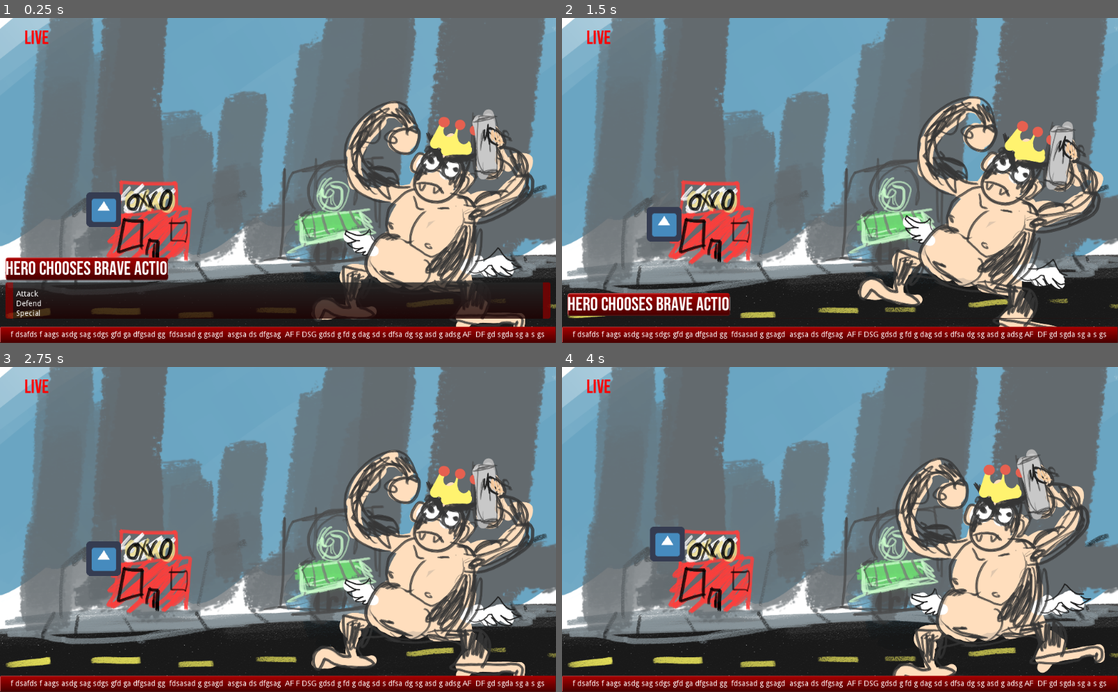
Above: before the commit, frames 1-4 (two rows, left to right).
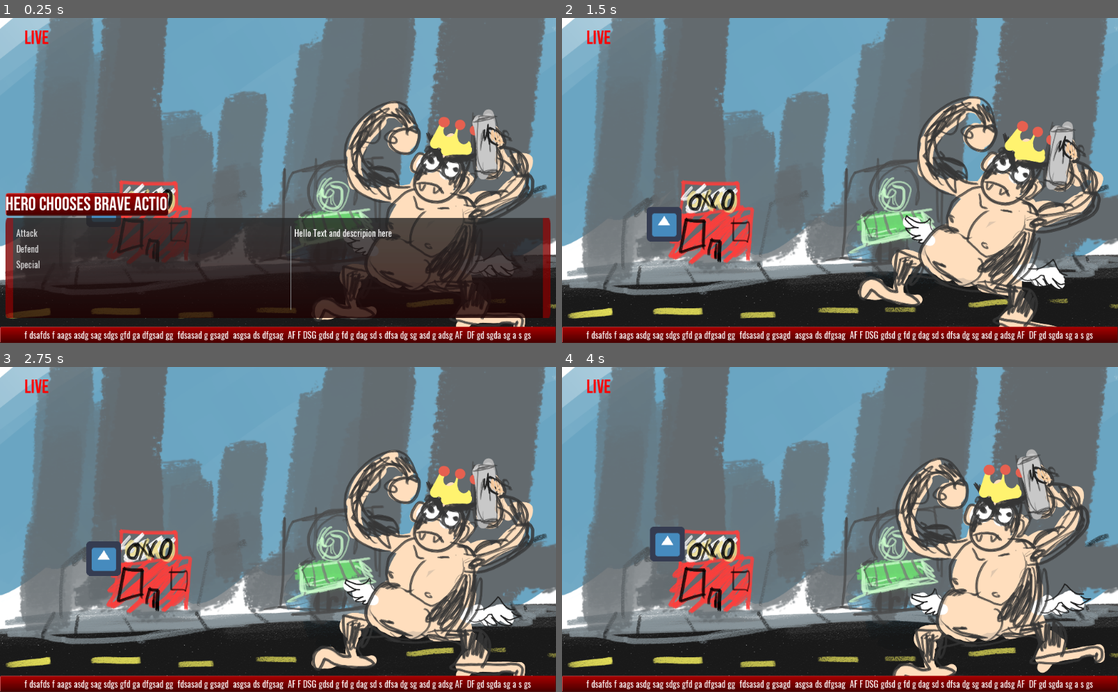
Above: after the commit, the same moments.

Repository: SirRichard94/Mech-a-choice
Game: Godot game, scene res://Test Scene.tscn
The game is run twice, just before and just after one commit, with the same random seed, the same clock (stepped at 60 frames per second) and the same inputs. The engine's default icon, where the game draws it, is replaced by a stand-in: a white triangle on a blue panel in a dark square.
Inputs (mouse positions are in pixels of both pictures, inside the frame that each line leads up to):
- Up to frame 1 (0.25 s): no input
- Up to frame 2 (1.5 s): click (712, 232) at 0.5 s, where only the run after the commit has a clickable "Attack"; tap Enter (ui_accept) at 1.25 s; hold Up (ui_up) from 1.28 s (still down); hold Enter (ui_accept) from 1.28 s (still down)
- Up to frame 3 (2.75 s): release Up (ui_up) at 2.03 s; release Enter (ui_accept) at 2.03 s; hold Down (ui_down) from 2.03 s (still down); tap Enter (ui_accept) at 2.1, 2.27, 2.57 s
- Up to frame 4 (4 s): release Down (ui_down) at 2.78 s; hold Enter (ui_accept) 2.78-3.53 s; hold Up (ui_up) from 2.78 s (still down); tap Enter (ui_accept) at 3.6, 3.77 s

The runs differ from the first frame. In frame 1, 22% of the frame differs, in the area x 1-99%, y 53-100%; in frame 2, 3.6%; in frame 3, 1.5%; in frame 4, 1.5%.
Error in both runs: Attempt to call function 'play' in base 'null instance' on a null instance.

Commit message:
Changed menu for buttons, made theme

Diff:
--- /dev/null
+++ b/GUI/Menu Items/menu_theme.tres
@@ -0,0 +1,65 @@
+[gd_resource type="Theme" load_steps=8 format=2]
+
+[ext_resource path="res://GUI/Fonts/Oswald/Oswald-SemiBold.ttf" type="DynamicFontData" id=1]
+[ext_resource path="res://GUI/Menu Items/menu_item_selected.png" type="Texture" id=2]
+[ext_resource path="res://GUI/Fonts/Oswald/Oswald-Regular.ttf" type="DynamicFontData" id=3]
+
+[sub_resource type="DynamicFont" id=4]
+
+size = 16
+use_mipmaps = false
+use_filter = false
+font_data = ExtResource( 1 )
+_sections_unfolded = [ "Extra Spacing", "Font", "Settings" ]
+
+[sub_resource type="StyleBoxTexture" id=1]
+
+content_margin_left = -1.0
+content_margin_right = -1.0
+content_margin_top = -1.0
+content_margin_bottom = -1.0
+texture = ExtResource( 2 )
+region_rect = Rect2( 0, 0, 32, 32 )
+margin_left = 3.0
+margin_right = 0.0
+margin_top = 0.0
+margin_bottom = 0.0
+expand_margin_left = 0.0
+expand_margin_right = 0.0
+expand_margin_top = 0.0
+expand_margin_bottom = 0.0
+modulate_color = Color( 1, 1, 1, 1 )
+draw_center = true
+_sections_unfolded = [ "Content Margin" ]
+
+[sub_resource type="StyleBoxEmpty" id=2]
+
+content_margin_left = -1.0
+content_margin_right = -1.0
+content_margin_top = -1.0
+content_margin_bottom = -1.0
+_sections_unfolded = [ "Content Margin" ]
+
+[sub_resource type="DynamicFont" id=3]
+
+size = 16
+use_mipmaps = false
+use_filter = false
+font_data = ExtResource( 3 )
+_sections_unfolded = [ "Font", "Settings" ]
+
+[resource]
+
+default_font = SubResource( 3 )
+Button/colors/font_color = Color( 0.878431, 0.878431, 0.878431, 1 )
+Button/colors/font_color_disabled = Color( 0.9, 0.9, 0.9, 0.2 )
+Button/colors/font_color_hover = Color( 0.941176, 0.941176, 0.941176, 1 )
+Button/colors/font_color_pressed = Color( 1, 1, 1, 1 )
+Button/constants/hseparation = 2
+Button/fonts/font = SubResource( 4 )
+Button/styles/disabled = null
+Button/styles/focus = SubResource( 1 )
+Button/styles/hover = null
+Button/styles/normal = SubResource( 2 )
+Button/styles/pressed = null
+_sections_unfolded = [ "Button", "Button/styles" ]
--- a/GUI/Menu.gd
+++ b/GUI/Menu.gd
@@ -1,6 +1,5 @@
 extends Control
-
-var MenuItemPrefab = preload("res://GUI/MenuItem.tscn")
+var MenuItemTheme = preload("res://GUI/Menu Items/menu_theme.tres")
 
 var menu_items = []
 var title_text = "HERO CHOOSES BRAVE ACTION !"
@@ -8,44 +7,24 @@
 onready var title_label = $VBoxContainer/Title/MarginContainer/Label
 onready var item_container = $"VBoxContainer/Rect/MarginContainer/HBoxContainer/ScrollContainer/Menu Items"
 
-var i_selected = 0
-
 var menu_height = 250
-var tween_time = 1.0
+var tween_time = 0.7
 
 func _ready():
 	$EnterTween.interpolate_property(self, "margin_top", margin_bottom, -menu_height, tween_time, Tween.TRANS_BOUNCE, Tween.EASE_OUT )
 	$ExitTween.interpolate_property(self, "margin_top",-menu_height, margin_bottom, tween_time, Tween.TRANS_EXPO, Tween.EASE_OUT )
-	refresh_items()
-
-
-	appear()
 
 func appear():
+	visible = true
 	$EnterTween.start()
+	yield($EnterTween,"tween_completed") #continue when completed
+	item_container.get_child(0).grab_focus()
 
 func disappear():
 	$ExitTween.start()
-	#yield($ExitTween, "tween_completed") #wait until completed tween
-
-
-func _input(event):
-	if event.is_action_pressed("ui_accept"):
-		if menu_items[i_selected].has_method("doit_faggot"):
-			menu_items[i_selected].doit_faggot()
-			disappear()
-
-	if event.is_action_pressed("ui_down"):
-
-		item_container.get_child(i_selected).get_node("Cursor").visible = false
-		i_selected = (i_selected +1) % menu_items.size()
-		item_container.get_child(i_selected).get_node("Cursor").visible = true
-
-	if event.is_action_pressed("ui_up"):
-		item_container.get_child(i_selected).get_node("Cursor").visible = false
-		i_selected = (max(i_selected-1,0)) % menu_items.size()
-		item_container.get_child(i_selected).get_node("Cursor").visible = true
-
+	release_focus()
+	yield($ExitTween,"tween_completed") #continue when completed
+	visible = false
 
 func refresh_items():
 	title_label.text = title_text
@@ -54,8 +33,12 @@
 		child.queue_free()
 
 	for item in menu_items: #load items
-		var m_item = MenuItemPrefab.instance()
-		m_item.get_node("Label").text = item.name
-		m_item.get_node("Label").name = item.name
-		#m_item.reference = item
+		var m_item = ToolButton.new()
+		m_item.text = item.name
+		m_item.theme = MenuItemTheme
+		m_item.align = Button.ALIGN_LEFT
+
+		m_item.connect("pressed", item, "doit_faggot")
+		m_item.connect("pressed", self, "disappear")
+
 		item_container.add_child(m_item)
--- a/GUI/MenuItem.tscn
+++ /dev/null
@@ -1,57 +0,0 @@
-[gd_scene format=2]
-
-[node name="MenuItem" type="HBoxContainer"]
-
-anchor_left = 0.0
-anchor_top = 0.0
-anchor_right = 0.0
-anchor_bottom = 0.0
-margin_top = 36.0
-margin_right = 27.0
-margin_bottom = 50.0
-rect_pivot_offset = Vector2( 0, 0 )
-rect_clip_content = false
-mouse_filter = 1
-mouse_default_cursor_shape = 0
-size_flags_horizontal = 1
-size_flags_vertical = 1
-alignment = 0
-
-[node name="Cursor" type="Label" parent="." index="0"]
-
-visible = false
-anchor_left = 0.0
-anchor_top = 0.0
-anchor_right = 0.0
-anchor_bottom = 0.0
-margin_right = 8.0
-margin_bottom = 14.0
-rect_pivot_offset = Vector2( 0, 0 )
-rect_clip_content = false
-mouse_filter = 2
-mouse_default_cursor_shape = 0
-size_flags_horizontal = 1
-size_flags_vertical = 4
-text = ">"
-percent_visible = 1.0
-lines_skipped = 0
-max_lines_visible = -1
-
-[node name="Label" type="Label" parent="." index="1"]
-
-anchor_left = 0.0
-anchor_top = 0.0
-anchor_right = 0.0
-anchor_bottom = 0.0
-margin_right = 27.0
-margin_bottom = 14.0
-rect_pivot_offset = Vector2( 0, 0 )
-rect_clip_content = false
-mouse_filter = 2
-mouse_default_cursor_shape = 0
-size_flags_horizontal = 1
-size_flags_vertical = 4
-text = "Test"
-percent_visible = 1.0
-lines_skipped = 0
-max_lines_visible = -1
--- a/Player/Player.gd
+++ b/Player/Player.gd
@@ -5,4 +5,7 @@
 func _ready():
 	var actions = $Actions.get_children()
 	menu_panel.menu_items = actions
-	menu_panel.call_deferred("refresh_items")
+
+	yield(get_tree(),"idle_frame")
+	menu_panel.refresh_items()
+	menu_panel.appear()
--- a/Test Scene.tscn
+++ b/Test Scene.tscn
@@ -8,6 +8,7 @@
 [ext_resource path="res://GUI/Menu.gd" type="Script" id=6]
 [ext_resource path="res://GUI/title_panel.png" type="Texture" id=7]
 [ext_resource path="res://GUI/news_panel.png" type="Texture" id=8]
+[ext_resource path="res://GUI/Menu Items/menu_theme.tres" type="Theme" id=9]
 
 [sub_resource type="Animation" id=1]
 
@@ -314,7 +315,6 @@
 
 [node name="VBoxContainer" type="VBoxContainer" parent="GUI" index="0"]
 
-editor/display_folded = true
 anchor_left = 0.0
 anchor_top = 0.0
 anchor_right = 1.0
@@ -504,6 +504,7 @@
 
 [node name="Rect" type="NinePatchRect" parent="GUI/VBoxContainer/Container/Menu Panel/VBoxContainer" index="1"]
 
+editor/display_folded = true
 anchor_left = 0.0
 anchor_top = 0.0
 anchor_right = 0.0
@@ -524,6 +525,7 @@
 
 [node name="MarginContainer" type="MarginContainer" parent="GUI/VBoxContainer/Container/Menu Panel/VBoxContainer/Rect" index="0"]
 
+editor/display_folded = true
 anchor_left = 0.0
 anchor_top = 0.0
 anchor_right = 1.0
@@ -560,7 +562,6 @@
 
 [node name="ScrollContainer" type="ScrollContainer" parent="GUI/VBoxContainer/Container/Menu Panel/VBoxContainer/Rect/MarginContainer/HBoxContainer" index="0"]
 
-editor/display_folded = true
 anchor_left = 0.0
 anchor_top = 0.0
 anchor_right = 0.0
@@ -581,28 +582,72 @@
 scroll_deadzone = 0
 _sections_unfolded = [ "Anchor", "Scroll", "Size Flags" ]
 
-[node name="Menu Items" type="VBoxContainer" parent="GUI/VBoxContainer/Container/Menu Panel/VBoxContainer/Rect/MarginContainer/HBoxContainer/ScrollContainer" index="2"]
-
-anchor_left = 0.0
-anchor_top = 0.0
-anchor_right = 0.0
-anchor_bottom = 0.0
+[node name="Menu Items" type="VBoxContainer" parent="GUI/VBoxContainer/Container/Menu Panel/VBoxContainer/Rect/MarginContainer/HBoxContainer/ScrollContainer" index="0"]
+
+editor/display_folded = true
+anchor_left = 0.0
+anchor_top = 0.0
+anchor_right = 0.0
+anchor_bottom = 0.0
+margin_right = 500.0
+margin_bottom = 43.0
 rect_pivot_offset = Vector2( 0, 0 )
 rect_clip_content = false
 mouse_filter = 1
 mouse_default_cursor_shape = 0
-size_flags_horizontal = 1
+size_flags_horizontal = 3
 size_flags_vertical = 1
 alignment = 0
-
-[node name="CenterContainer" type="CenterContainer" parent="GUI/VBoxContainer/Container/Menu Panel/VBoxContainer/Rect/MarginContainer/HBoxContainer" index="1"]
-
-editor/display_folded = true
+_sections_unfolded = [ "Size Flags" ]
+
+[node name="Button" type="Button" parent="GUI/VBoxContainer/Container/Menu Panel/VBoxContainer/Rect/MarginContainer/HBoxContainer/ScrollContainer/Menu Items" index="0"]
+
+anchor_left = 0.0
+anchor_top = 0.0
+anchor_right = 0.0
+anchor_bottom = 0.0
+margin_right = 500.0
+margin_bottom = 19.0
+rect_pivot_offset = Vector2( 0, 0 )
+rect_clip_content = false
+focus_mode = 2
+mouse_filter = 0
+mouse_default_cursor_shape = 0
+size_flags_horizontal = 1
+size_flags_vertical = 1
+theme = ExtResource( 9 )
+toggle_mode = false
+enabled_focus_mode = 2
+shortcut = null
+group = null
+text = "Hey Whatup"
+flat = false
+align = 0
+_sections_unfolded = [ "Theme" ]
+
+[node name="VSeparator" type="VSeparator" parent="GUI/VBoxContainer/Container/Menu Panel/VBoxContainer/Rect/MarginContainer/HBoxContainer" index="1"]
+
 anchor_left = 0.0
 anchor_top = 0.0
 anchor_right = 0.0
 anchor_bottom = 0.0
 margin_left = 504.0
+margin_right = 508.0
+margin_bottom = 164.0
+rect_pivot_offset = Vector2( 0, 0 )
+rect_clip_content = false
+mouse_filter = 0
+mouse_default_cursor_shape = 0
+size_flags_horizontal = 1
+size_flags_vertical = 1
+
+[node name="CenterContainer" type="MarginContainer" parent="GUI/VBoxContainer/Container/Menu Panel/VBoxContainer/Rect/MarginContainer/HBoxContainer" index="2"]
+
+anchor_left = 0.0
+anchor_top = 0.0
+anchor_right = 0.0
+anchor_bottom = 0.0
+margin_left = 512.0
 margin_right = 956.0
 margin_bottom = 164.0
 rect_pivot_offset = Vector2( 0, 0 )
@@ -611,7 +656,6 @@
 mouse_default_cursor_shape = 0
 size_flags_horizontal = 3
 size_flags_vertical = 1
-use_top_left = false
 _sections_unfolded = [ "Size Flags" ]
 
 [node name="RichTextLabel" type="RichTextLabel" parent="GUI/VBoxContainer/Container/Menu Panel/VBoxContainer/Rect/MarginContainer/HBoxContainer/CenterContainer" index="0"]
@@ -620,27 +664,28 @@
 anchor_top = 0.0
 anchor_right = 0.0
 anchor_bottom = 0.0
-margin_left = 226.0
-margin_top = 82.0
-margin_right = 226.0
-margin_bottom = 82.0
+margin_left = 8.0
+margin_right = 444.0
+margin_bottom = 164.0
 rect_pivot_offset = Vector2( 0, 0 )
 rect_clip_content = true
 mouse_filter = 0
 mouse_default_cursor_shape = 0
-size_flags_horizontal = 1
-size_flags_vertical = 1
-bbcode_enabled = false
-bbcode_text = ""
+size_flags_horizontal = 3
+size_flags_vertical = 3
+theme = ExtResource( 9 )
+bbcode_enabled = true
+bbcode_text = "Hello Text and descripion here"
 visible_characters = -1
 percent_visible = 1.0
 meta_underlined = true
 tab_size = 4
-text = "Here will go descriptions and stuff"
+text = "Hello Text and descripion here"
 scroll_active = true
 scroll_following = false
 selection_enabled = false
 override_selected_font_color = false
+_sections_unfolded = [ "BBCode", "Rect", "Size Flags", "Theme" ]
 
 [node name="EnterTween" type="Tween" parent="GUI/VBoxContainer/Container/Menu Panel" index="1"]
 
@@ -662,7 +707,6 @@
 
 [node name="Chyron" type="NinePatchRect" parent="GUI/VBoxContainer" index="1"]
 
-editor/display_folded = true
 anchor_left = 0.0
 anchor_top = 0.0
 anchor_right = 0.0
@@ -707,22 +751,24 @@
 anchor_top = 0.0
 anchor_right = 0.0
 anchor_bottom = 0.0
-margin_left = 20.0
-margin_top = 8.0
-margin_right = 1003.0
-margin_bottom = 22.0
+margin_left = 45.0
+margin_top = 2.0
+margin_right = 978.0
+margin_bottom = 27.0
 rect_pivot_offset = Vector2( 0, 0 )
 rect_clip_content = false
 mouse_filter = 2
 mouse_default_cursor_shape = 0
 size_flags_horizontal = 1
 size_flags_vertical = 4
+theme = ExtResource( 9 )
 text = "f dsafds f aags asdg sag sdgs gfd ga dfgsad gg  fdsasad g gsagd  asgsa ds dfgsag  AF F DSG gdsd g fd g dag sd s dfsa dg sg asd g adsg AF  DF gd sgda sg a s gs"
 align = 1
 valign = 1
 percent_visible = 1.0
 lines_skipped = 0
 max_lines_visible = -1
+_sections_unfolded = [ "Theme" ]
 
 [node name="MarginContainer" type="MarginContainer" parent="GUI/VBoxContainer/Chyron" index="1"]
 
Binary file added: GUI/Fonts/Oswald/Oswald-Bold.ttf
Binary file added: GUI/Fonts/Oswald/Oswald-ExtraLight.ttf
Binary file added: GUI/Fonts/Oswald/Oswald-Light.ttf
Binary file added: GUI/Fonts/Oswald/Oswald-Medium.ttf
Binary file added: GUI/Fonts/Oswald/Oswald-Regular.ttf
Binary file added: GUI/Fonts/Oswald/Oswald-SemiBold.ttf
Binary file added: GUI/Menu Items/menu_item_disabled.png
Not shown, added: GUI/Menu Items/menu_item_disabled.png.import
Binary file added: GUI/Menu Items/menu_item_hover.png
Not shown, added: GUI/Menu Items/menu_item_hover.png.import
Binary file added: GUI/Menu Items/menu_item_mask.png
Not shown, added: GUI/Menu Items/menu_item_mask.png.import
(and 7 more such lines)
